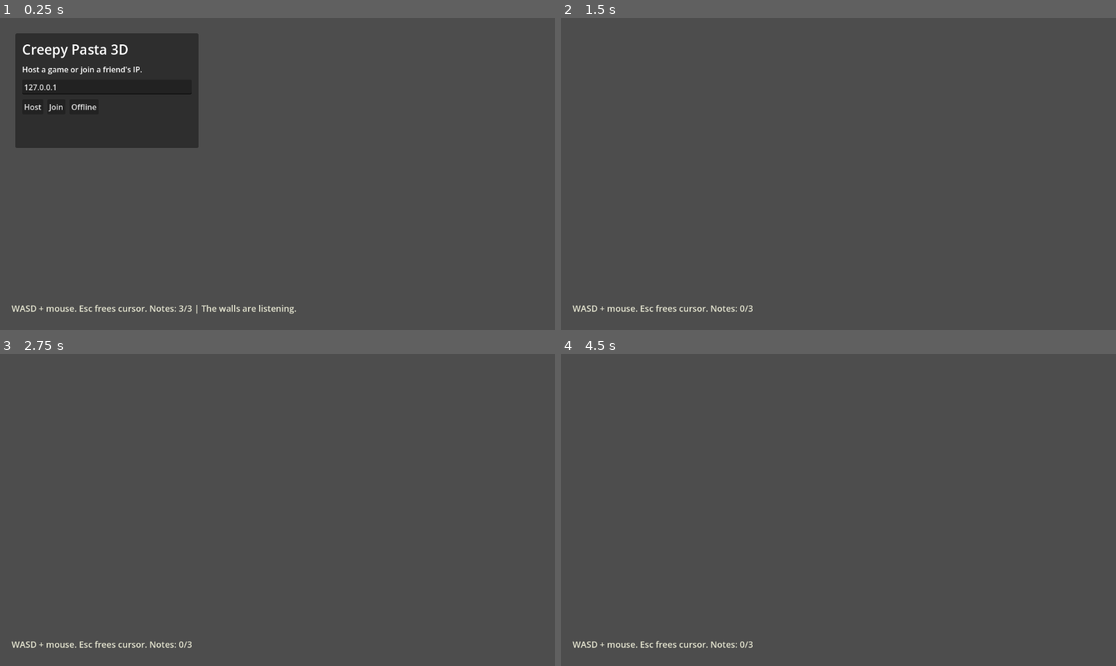
Above: before the commit, frames 1-4 (two rows, left to right).
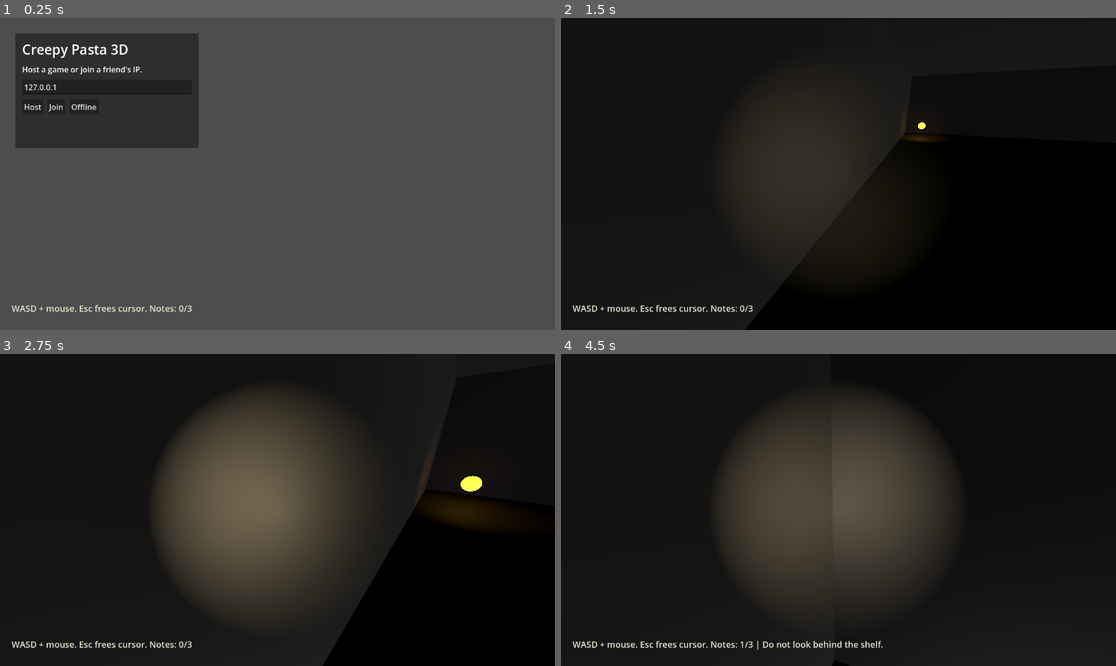
Above: after the commit, the same moments.

Repository: hlibsamko/creepy_pasta
Game: Godot game, scene res://scenes/main.tscn
Same seed, same stepped clock (60 frames per second), same inputs: the game is played once before the commit and once after it.
Inputs (mouse positions are in pixels of both pictures, inside the frame that each line leads up to):
- Up to frame 1 (0.25 s): no input
- Up to frame 2 (1.5 s): click "Offline" at 0.5 s; tap Enter at 1.25 s; move the mouse to (866, 174) at 1.27 s; hold W (move_up) from 1.28 s (still down)
- Up to frame 3 (2.75 s): keep holding W (move_up); move the mouse to (249, 510) at 2.02 s
- Up to frame 4 (4.5 s): keep holding W (move_up); move the mouse to (849, 503) at 2.77 s; move the mouse to (832, 516) at 3.52 s; move the mouse to (877, 513) at 4.27 s

The runs differ from the first frame. In frame 1, 0.2% of the frame differs, in the area x 32-54%, y 91-95%; in frame 2, 100%, in the area x 0-100%, y 0-100%; in frame 3, 92%; in frame 4, 93%.

Commit message:
Fix offline authority errors

Diff:
--- a/scripts/main.gd
+++ b/scripts/main.gd
@@ -208,7 +208,7 @@
 	player.name = str(peer_id)
 	player.player_id = peer_id
 	player.player_color = color
-	player.global_position = spawn_position
+	player.position = spawn_position
 	players.add_child(player)
 
 
--- a/scripts/note.gd
+++ b/scripts/note.gd
@@ -15,7 +15,7 @@
 func _on_body_entered(body: Node3D) -> void:
 	if collected_once:
 		return
-	if not body.has_method("is_multiplayer_authority") or not body.is_multiplayer_authority():
+	if not body.has_method("has_control") or not body.has_control():
 		return
 
 	collected_once = true
--- a/scripts/player.gd
+++ b/scripts/player.gd
@@ -16,11 +16,11 @@
 func _ready() -> void:
 	set_multiplayer_authority(player_id)
 	_apply_color()
-	camera.current = is_multiplayer_authority()
+	camera.current = has_control()
 
 
 func _unhandled_input(event: InputEvent) -> void:
-	if not is_multiplayer_authority():
+	if not has_control():
 		return
 
 	if event is InputEventMouseMotion and Input.mouse_mode == Input.MOUSE_MODE_CAPTURED:
@@ -30,7 +30,7 @@
 
 
 func _physics_process(delta: float) -> void:
-	if not is_multiplayer_authority():
+	if not has_control():
 		return
 
 	if not is_on_floor():
@@ -42,20 +42,27 @@
 	velocity.z = direction.z * SPEED
 	move_and_slide()
 
-	_sync_state.rpc(global_position, rotation.y, head.rotation.x)
+	if multiplayer.has_multiplayer_peer():
+		_sync_state.rpc(global_position, rotation.y, head.rotation.x)
+
+
+func has_control() -> bool:
+	if multiplayer.has_multiplayer_peer():
+		return is_multiplayer_authority()
+	return player_id == 1
 
 
 func _apply_color() -> void:
 	var material := body_mesh.get_active_material(0)
 	if material is StandardMaterial3D:
-		var duplicate := material.duplicate() as StandardMaterial3D
-		duplicate.albedo_color = player_color
-		body_mesh.set_surface_override_material(0, duplicate)
+		var material_copy := material.duplicate() as StandardMaterial3D
+		material_copy.albedo_color = player_color
+		body_mesh.set_surface_override_material(0, material_copy)
 
 
 @rpc("any_peer", "call_remote", "unreliable")
 func _sync_state(new_position: Vector3, yaw: float, pitch: float) -> void:
-	if is_multiplayer_authority():
+	if has_control():
 		return
 
 	global_position = global_position.lerp(new_position, 0.35)
